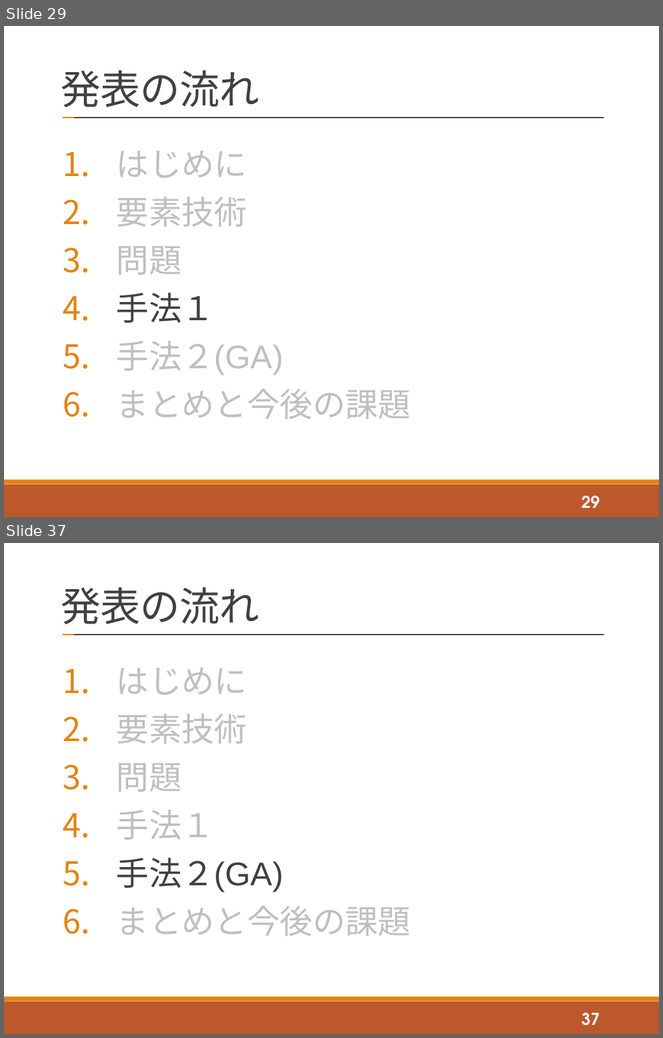
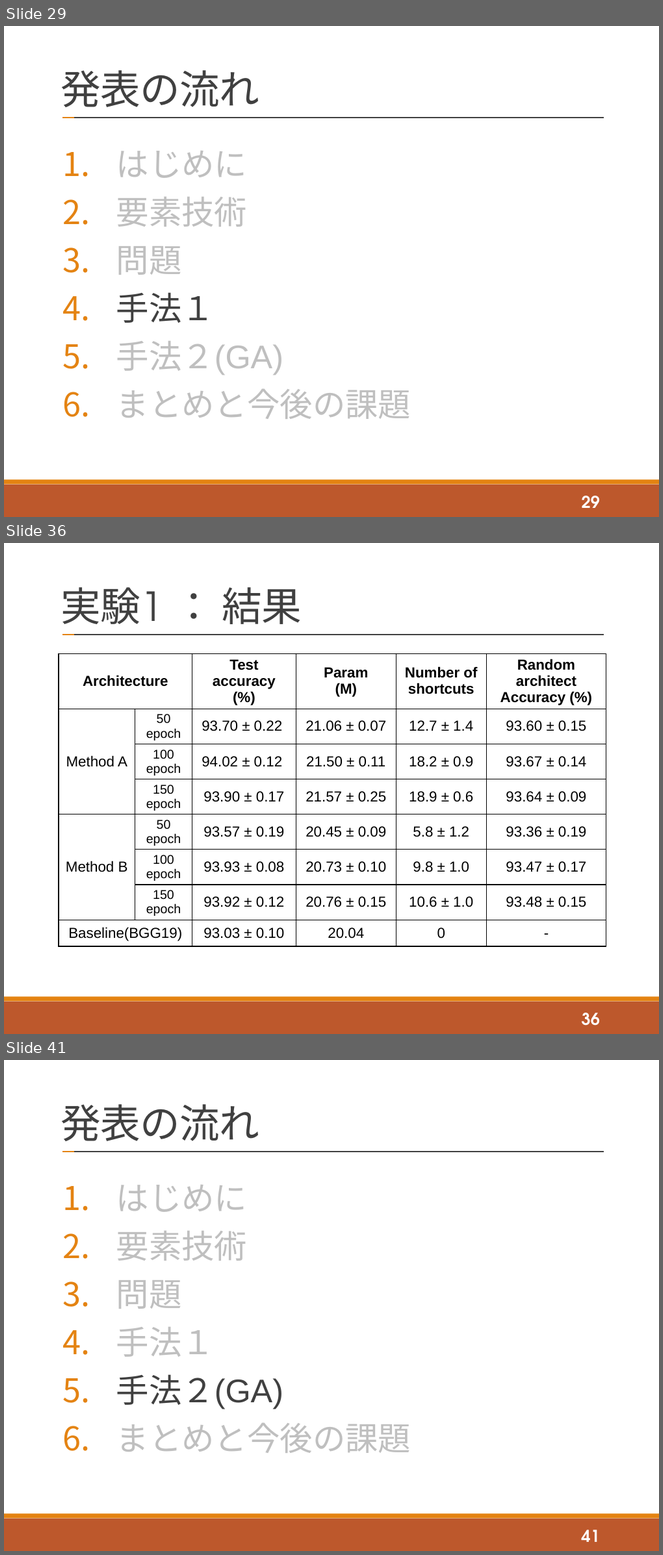
Before and after one commit to tatsuya-sugiyama/WeeklyReport, a slide deck: report/2020後期/2020_2nd_sugiyama.pptx. Shown one above the other, each under a label of ours: slides 29 and 37 before the commit, slides 29, 36 and 41 after it; the slides between them are not shown. The pictures are 663x1038 and 663x1555 pixels, drawn with LibreOffice and Linux fonts; fonts in the diff are those of the drawing. Boxes give left, top, right and bottom in pixels: in the first picture for what was removed or moved away, otherwise in the second. Text is boxed around its words. In the diff, an @@ line names an element or a change of style, - is before the commit and + after.

```diff
--- a/report/2020後期/2020_2nd_sugiyama.pptx
+++ b/report/2020後期/2020_2nd_sugiyama.pptx
@@ slide 36 added at (4,543,659,1034), background #FFFFFF; not listed: 4 template elements that a slide beside it also shows @@
@@ title added at (61,587,302,624), 44 pt, text #404040 @@
+実験1 ： 結果
@@ table added at (59,653,606,962), 8 rows, 6 columns @@
+Architecture |  | Test accuracy / (%) | Param / (M) | Number of shortcuts | Random architect / Accuracy (%)
+Method A | 50 epoch | 93.70 ± 0.22 | 21.06 ± 0.07 | 12.7 ± 1.4 | 93.60 ± 0.15
+ | 100 epoch | 94.02 ± 0.12 | 21.50 ± 0.11 | 18.2 ± 0.9 | 93.67 ± 0.14
+ | 150 epoch | 93.90 ± 0.17 | 21.57 ± 0.25 | 18.9 ± 0.6 | 93.64 ± 0.09
+Method B | 50 epoch | 93.57 ± 0.19 | 20.45 ± 0.09 | 5.8 ± 1.2 | 93.36 ± 0.19
+ | 100 epoch | 93.93 ± 0.08 | 20.73 ± 0.10 | 9.8 ± 1.0 | 93.47 ± 0.17
+ | 150 epoch | 93.92 ± 0.12 | 20.76 ± 0.15 | 10.6 ± 1.0 | 93.48 ± 0.15
+Baseline(BGG19) |  | 93.03 ± 0.10 | 20.04 | 0 | -
@@ page number added at (582,1013,600,1026), 18 pt, text #FFFFFF, bold @@
+36
@@ what was slide 37 is now slide 41 @@
@@ page number at (582,1530,600,1542): text changed @@
-37
+41
```
Also in this commit, not shown: 11 slides changed, 6 other slides added, 6 other files.
